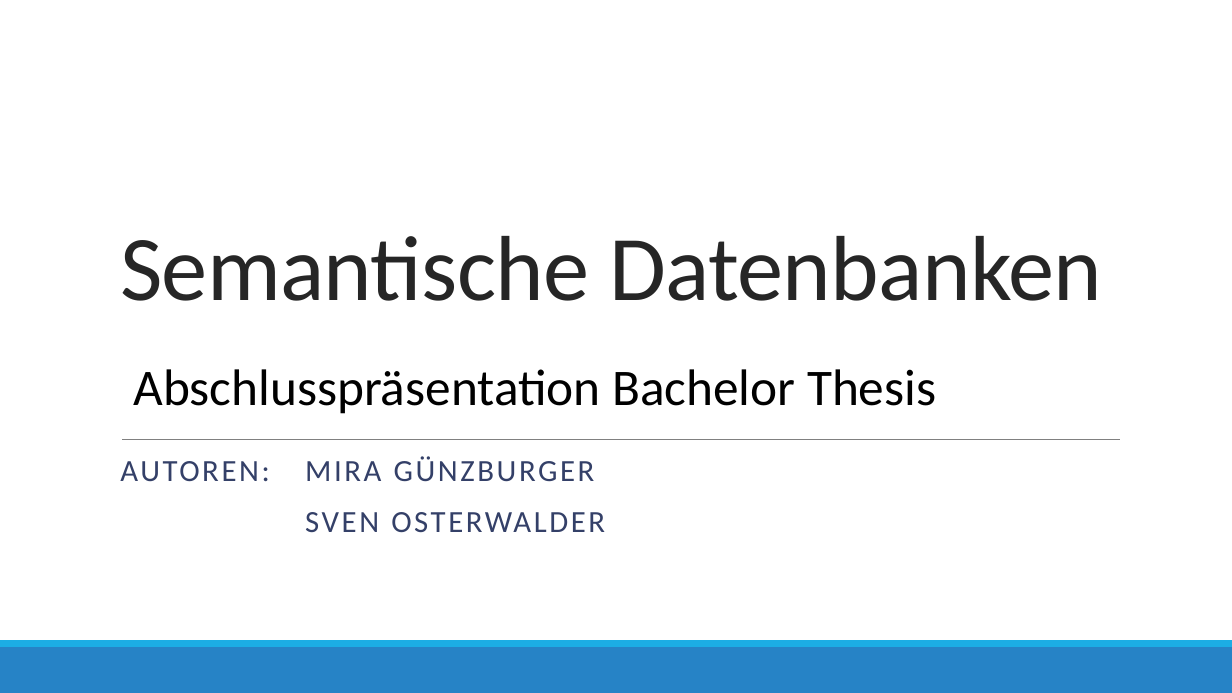
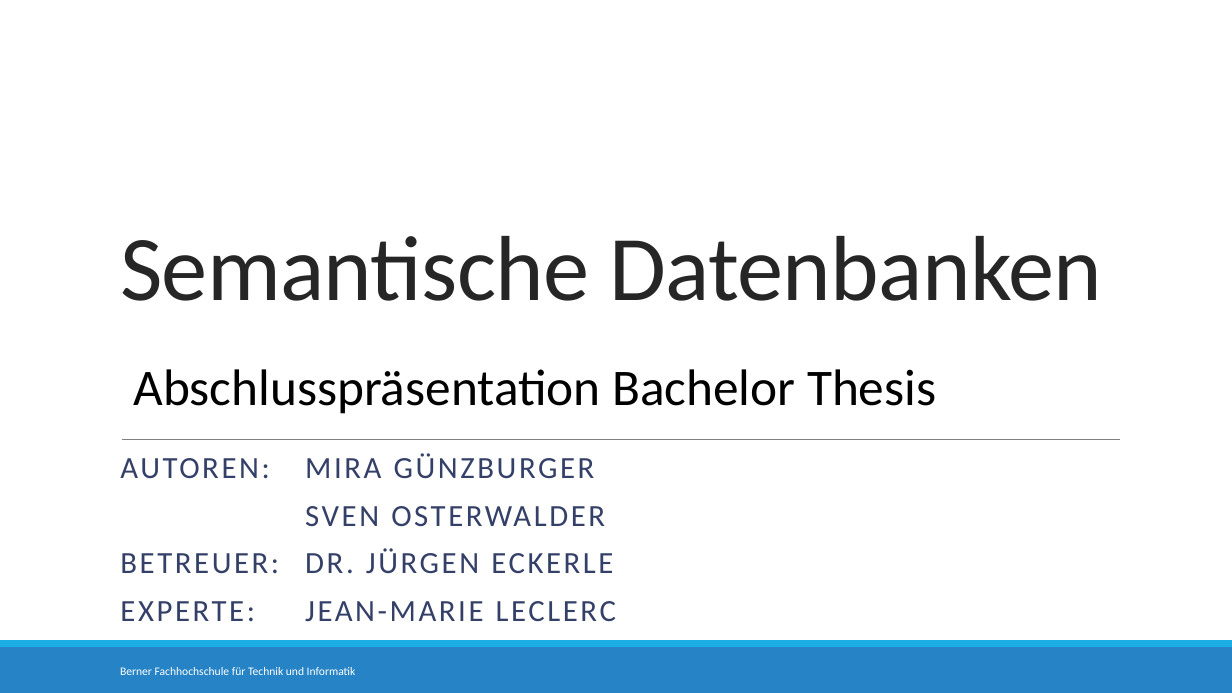
Before and after one commit to gunzm1/ElephantSearch, a slide deck: slide 1 of Doc/Semantische Datenbanken.pptx. Drawn at 1232x693 pixels with LibreOffice and Linux fonts; fonts in the diff are those of the drawing. Boxes give left, top, right and bottom in pixels: in the first picture for what was removed or moved away, otherwise in the second. Text is boxed around its words. In the diff, an @@ line names an element or a change of style, - is before the commit and + after.

```diff
--- a/Doc/Semantische Datenbanken.pptx
+++ b/Doc/Semantische Datenbanken.pptx
@@ subtitle at (x1=120, y1=453, x2=605, y2=526): line spacing 0.9 to 0.8 @@
@@ subtitle at (x1=120, y1=548, x2=616, y2=621): paragraphs added @@
+BETREUER: DR. JÜRGEN ECKERLE
+EXPERTE: JEAN-MARIE LECLERC
@@ text added at (x1=120, y1=667, x2=356, y2=675), 9 pt, text #FFFFFF @@
+Berner Fachhochschule für Technik und Informatik
```
Also in this commit, not shown: 3 other slides changed, 3 other files.
